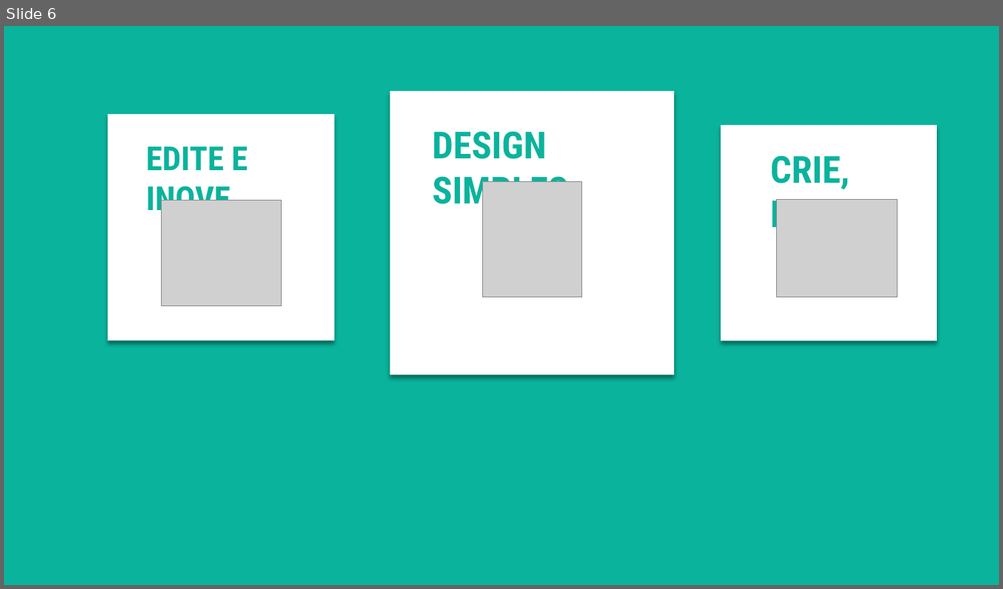
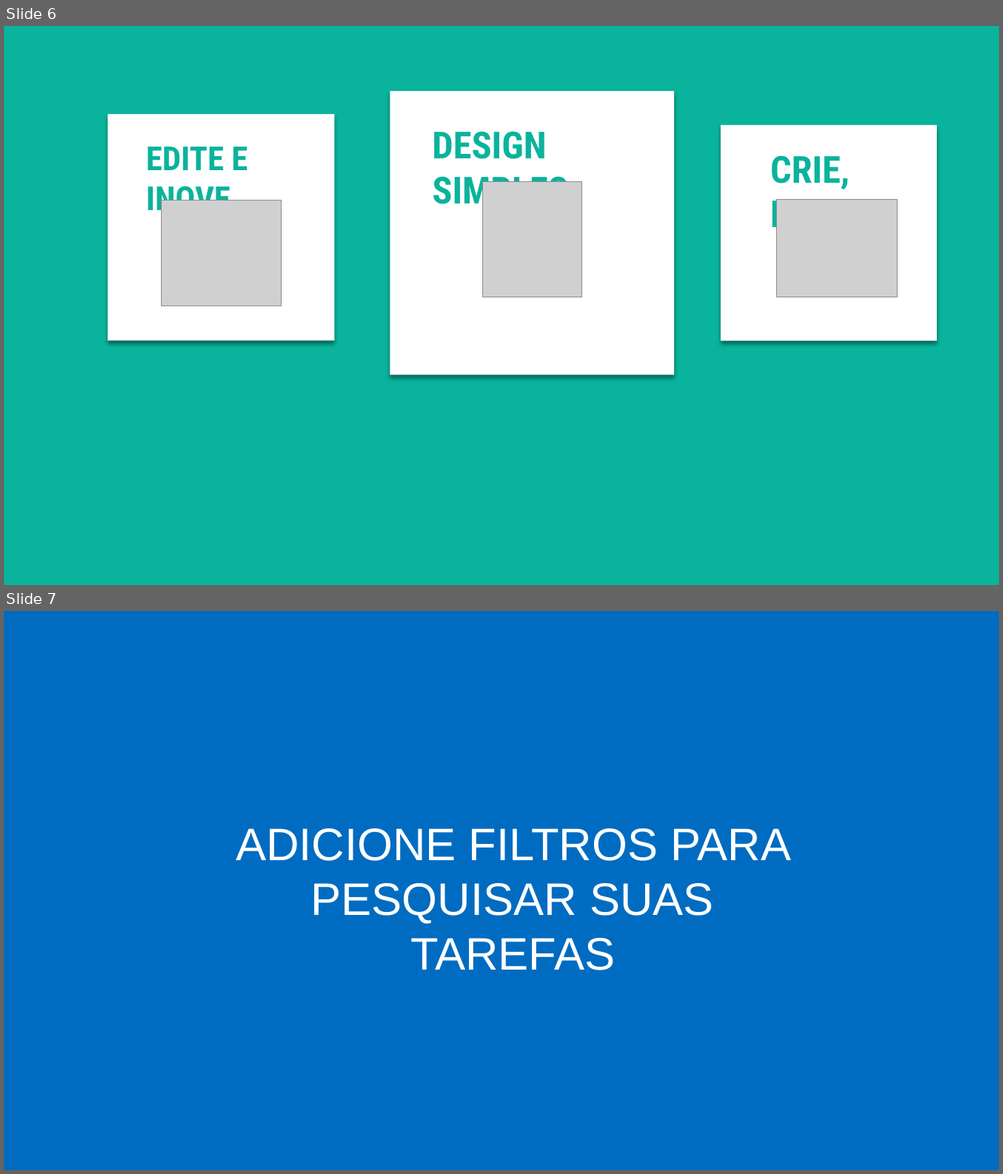
Before and after one commit to MateusPVicente/Projeto-PP, a slide deck: Stud+/modelos/ANIMACAO.pptx. Shown one above the other, each under a label of ours: slide 6 before the commit, slides 6 and 7 after it. The pictures are 1003x589 and 1003x1174 pixels, drawn with LibreOffice and Linux fonts; fonts in the diff are those of the drawing; grey boxes stand for pictures. Boxes give left, top, right and bottom in pixels: in the first picture for what was removed or moved away, otherwise in the second. Text is boxed around its words. In the diff, an @@ line names an element or a change of style, - is before the commit and + after.

```diff
--- a/Stud+/modelos/ANIMACAO.pptx
+++ b/Stud+/modelos/ANIMACAO.pptx
@@ slide 7 added at (4,611,999,1170), background #FFFFFF @@
@@ rectangle added at (4,611,999,1170), fill #006CC1 @@
@@ text added at (236,829,791,971), 44 pt, text #FFFFFF @@
+ADICIONE FILTROS PARA PESQUISAR SUAS TAREFAS
```
Also in this commit, not shown: 1 other slide added.
